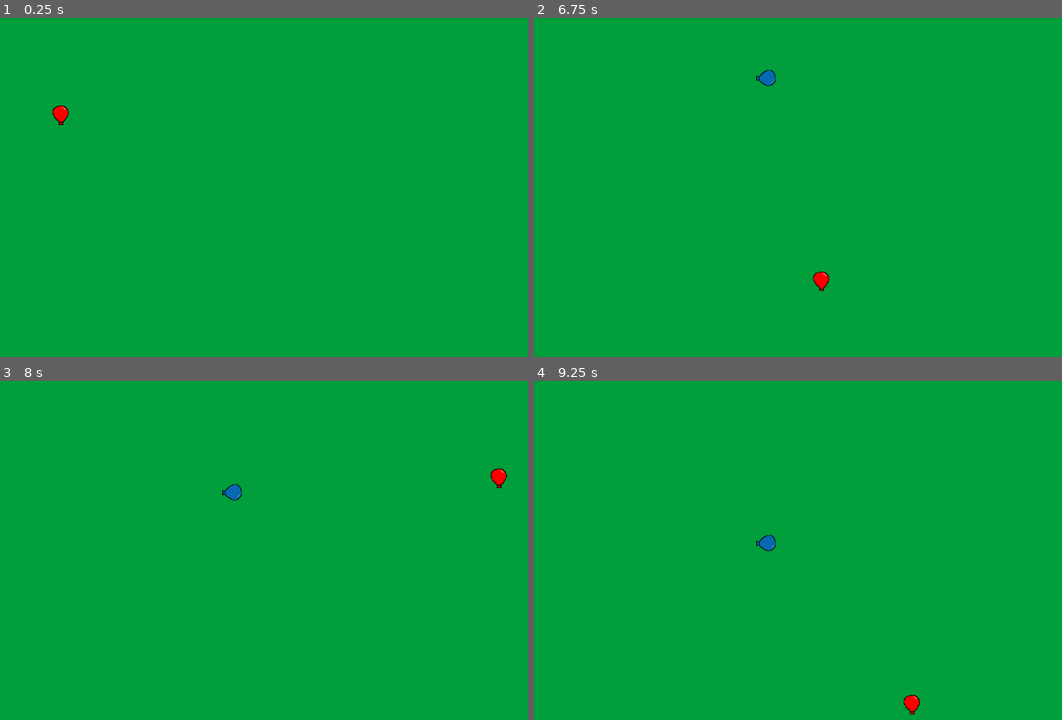
Above: before the commit, frames 1-4 (two rows, left to right).
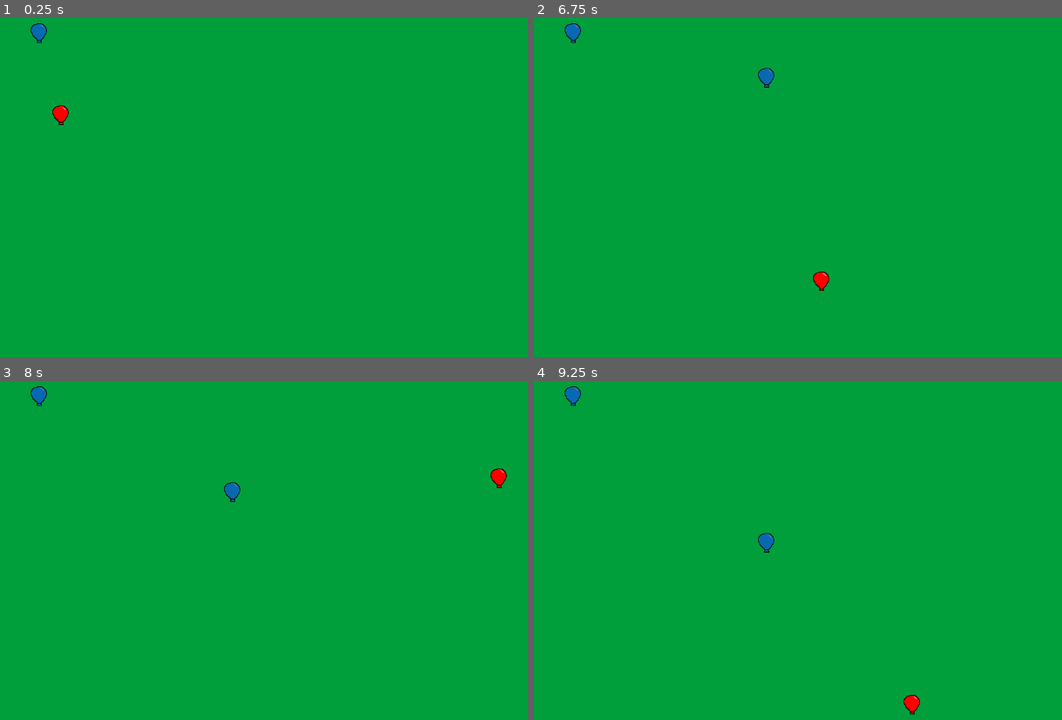
Above: after the commit, the same moments.

Repository: twright1999/godot_td
Game: Godot game, scene res://scenes/World.tscn
Same seed, same stepped clock (60 frames per second), same inputs: the game is played once before the commit and once after it.
Inputs:
- Up to frame 1 (0.25 s): no input
- Up to frame 2 (6.75 s): tap Enter at 0.5 s; hold Right (ui_right) 0.53-1.28 s; hold Down (ui_down) 1.28-2.03 s; hold Right (ui_right) 2.03-2.78 s; hold Up (ui_up) 2.78-3.53 s; hold Left (ui_left) 3.53-5.03 s; hold Down (ui_down) 5.03-5.78 s; hold Right (ui_right) 5.78-6.53 s; hold Up (ui_up) from 6.53 s (still down)
- Up to frame 3 (8 s): release Up (ui_up) at 7.28 s; hold Right (ui_right) from 7.28 s (still down)
- Up to frame 4 (9.25 s): release Right (ui_right) at 8.03 s; hold Down (ui_down) 8.03-8.78 s; hold Left (ui_left) from 8.78 s (still down)

The runs differ from the first frame. In frame 1, 0.1% of the frame differs, in the area x 5-9%, y 1-8%; in frame 2, 0.2%; in frame 3, 0.2%; in frame 4, 0.2%, in the area x 5-46%, y 1-51%.

Commit message:
collision not working

Diff:
--- a/scenes/World.tscn
+++ b/scenes/World.tscn
@@ -1,8 +1,9 @@
-[gd_scene load_steps=5 format=3 uid="uid://c476lm42j8d42"]
+[gd_scene load_steps=6 format=3 uid="uid://c476lm42j8d42"]
 
 [ext_resource type="Texture2D" uid="uid://cm2rfrgpw1lfb" path="res://assets/sprites/background.png" id="1_32lhk"]
 [ext_resource type="PackedScene" uid="uid://bamkppl7ekd10" path="res://scenes/RedBalloon.tscn" id="2_7g83o"]
 [ext_resource type="PackedScene" uid="uid://131dd8siqq7i" path="res://scenes/blue_balloon.tscn" id="3_7g83o"]
+[ext_resource type="PackedScene" uid="uid://c423u4krl3u1s" path="res://scenes/end_point.tscn" id="4_d1c63"]
 
 [sub_resource type="Curve2D" id="Curve2D_32lhk"]
 _data = {
@@ -23,3 +24,7 @@
 
 [node name="BlueBalloon" parent="Path2D" instance=ExtResource("3_7g83o")]
 position = Vector2(-64, 128)
+rotates = false
+
+[node name="EndPoint" parent="." instance=ExtResource("4_d1c63")]
+position = Vector2(64, 64)
--- /dev/null
+++ b/scenes/end_point.gd
@@ -0,0 +1,6 @@
+extends Area2D
+
+
+func _on_body_entered(body: Node2D) -> void:
+	print("entered")
+	print(body)
--- /dev/null
+++ b/scenes/end_point.tscn
@@ -0,0 +1,18 @@
+[gd_scene load_steps=4 format=3 uid="uid://c423u4krl3u1s"]
+
+[ext_resource type="Script" uid="uid://bkeafbpwy8bdb" path="res://scenes/end_point.gd" id="1_5pkkc"]
+[ext_resource type="Texture2D" uid="uid://cofgbon66382t" path="res://assets/sprites/blue_balloon.png" id="2_fs12u"]
+
+[sub_resource type="CircleShape2D" id="CircleShape2D_5pkkc"]
+radius = 64.49806
+
+[node name="EndPoint" type="Area2D"]
+script = ExtResource("1_5pkkc")
+
+[node name="Sprite2D" type="Sprite2D" parent="."]
+texture = ExtResource("2_fs12u")
+
+[node name="CollisionShape2D" type="CollisionShape2D" parent="."]
+shape = SubResource("CircleShape2D_5pkkc")
+
+[connection signal="body_entered" from="." to="." method="_on_body_entered"]
--- a/scenes/red_balloon.gd
+++ b/scenes/red_balloon.gd
@@ -11,4 +11,5 @@
 # Called every frame. 'delta' is the elapsed time since the previous frame.
 func _process(delta: float) -> void:
 	var movement_vector = Input.get_vector("ui_left", "ui_right", "ui_up", "ui_down")
-	position += movement_vector * speed * delta
+	velocity = movement_vector * speed
+	move_and_slide()
Not shown, added: scenes/end_point.gd.uid
